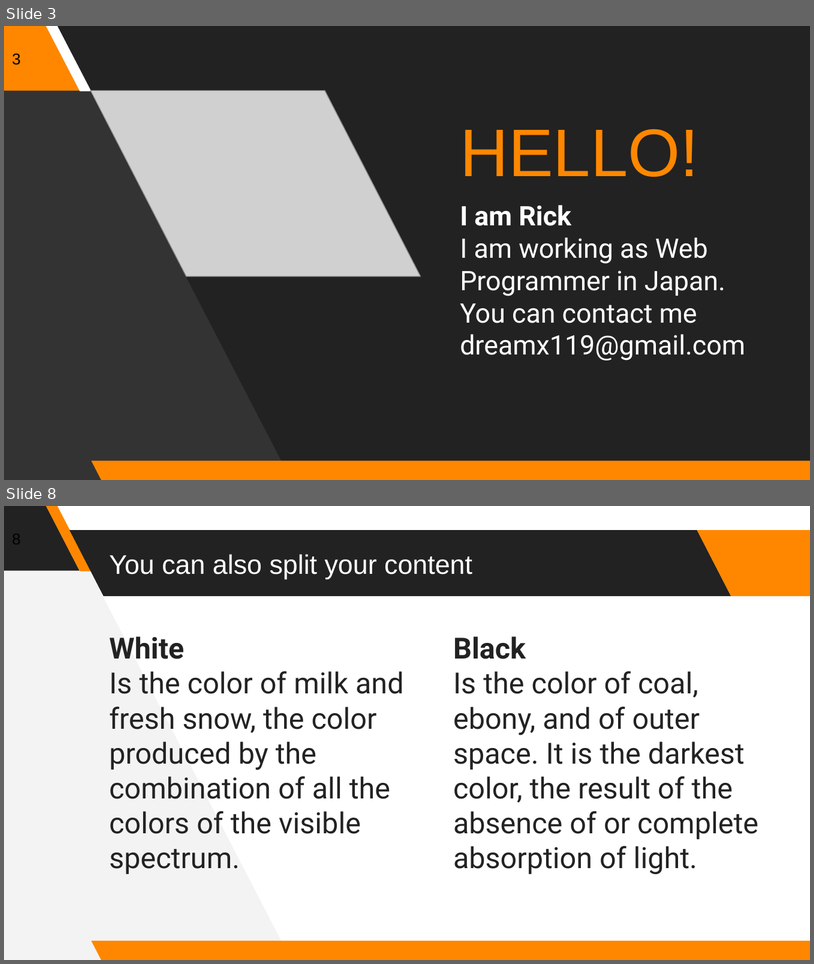
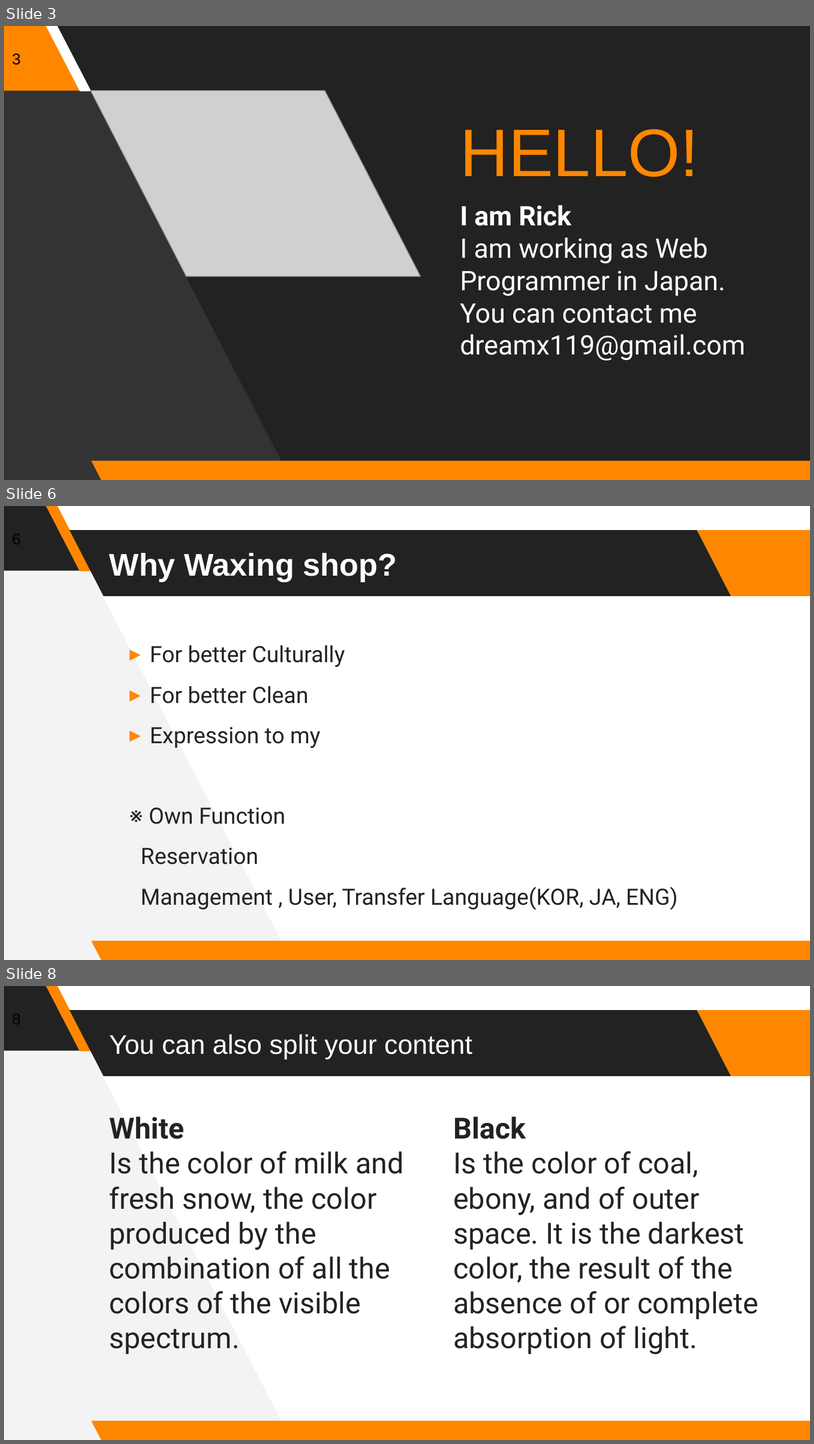
Before and after one commit to Rick00Kim/Kururu_Documents, a slide deck: Waxing_Ver_02_Documents/01_Index/Waxing_Ver_02_Index.pptx. Shown one above the other, each under a label of ours: slides 3 and 8 before the commit, slides 3, 6 and 8 after it; the slides between them are not shown. The pictures are 814x964 and 814x1444 pixels, drawn with LibreOffice and Linux fonts; fonts in the diff are those of the drawing; grey boxes stand for pictures. Boxes give left, top, right and bottom in pixels: in the first picture for what was removed or moved away, otherwise in the second. Text is boxed around its words. In the diff, an @@ line names an element or a change of style, - is before the commit and + after.

```diff
--- a/Waxing_Ver_02_Documents/01_Index/Waxing_Ver_02_Index.pptx
+++ b/Waxing_Ver_02_Documents/01_Index/Waxing_Ver_02_Index.pptx
@@ slide 6 added at (4, 506, 810, 960), background #FFFFFF; not listed: 6 template elements that a slide beside it also shows @@
@@ title added at (110, 553, 398, 582), 28 pt, text #FFFFFF, bold @@
+Why Waxing shop?
@@ text added at (141, 645, 678, 910), 20 pt, text #222222 @@
+▸ For better Culturally
+▸ For better Clean
+▸ Expression to my
+※ Own Function
+Reservation
+Management , User, Transfer Language(KOR, JA, ENG)
```
Also in this commit, not shown: 2 other slides added, 3 slides removed, 22 other files.
